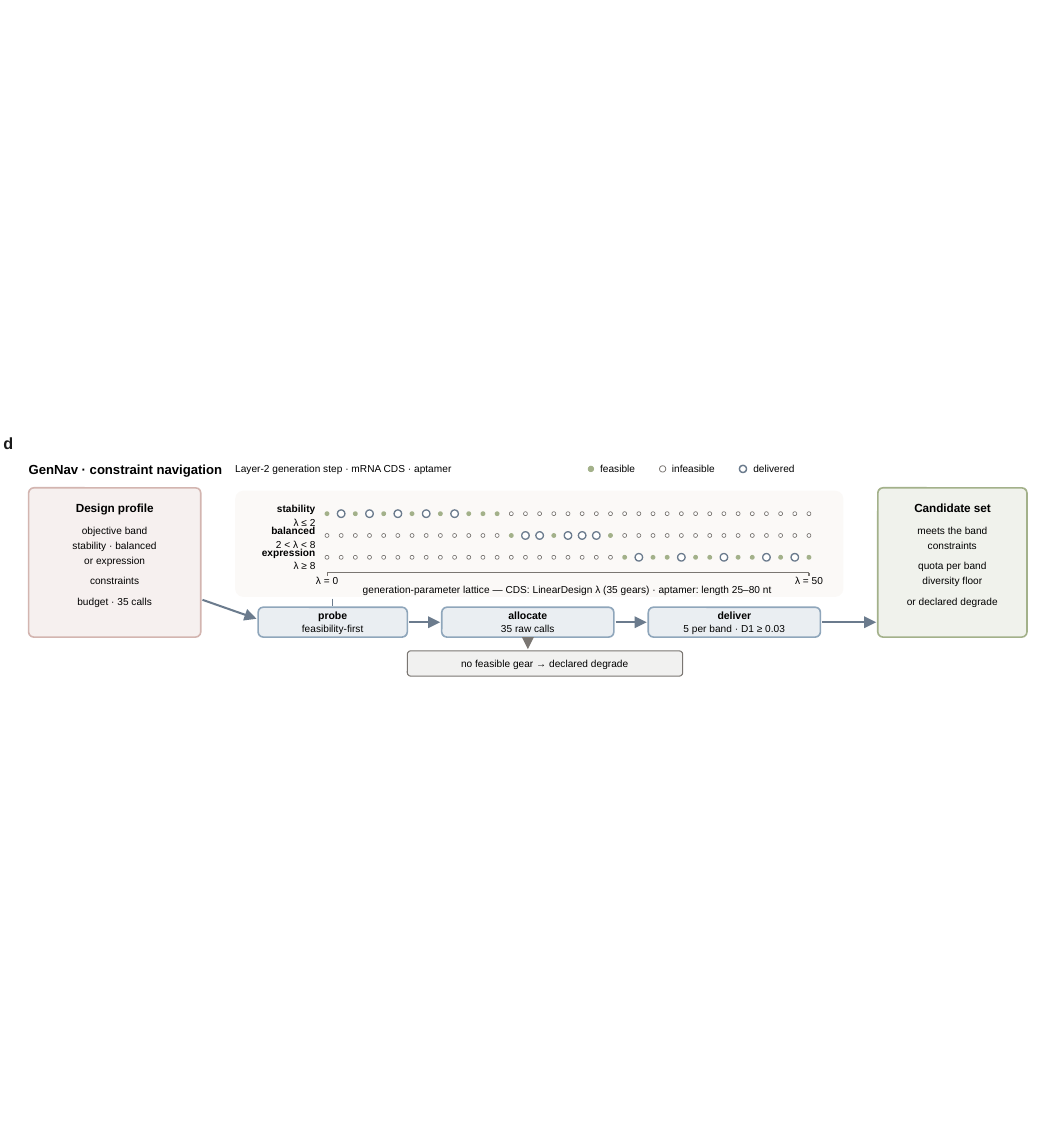
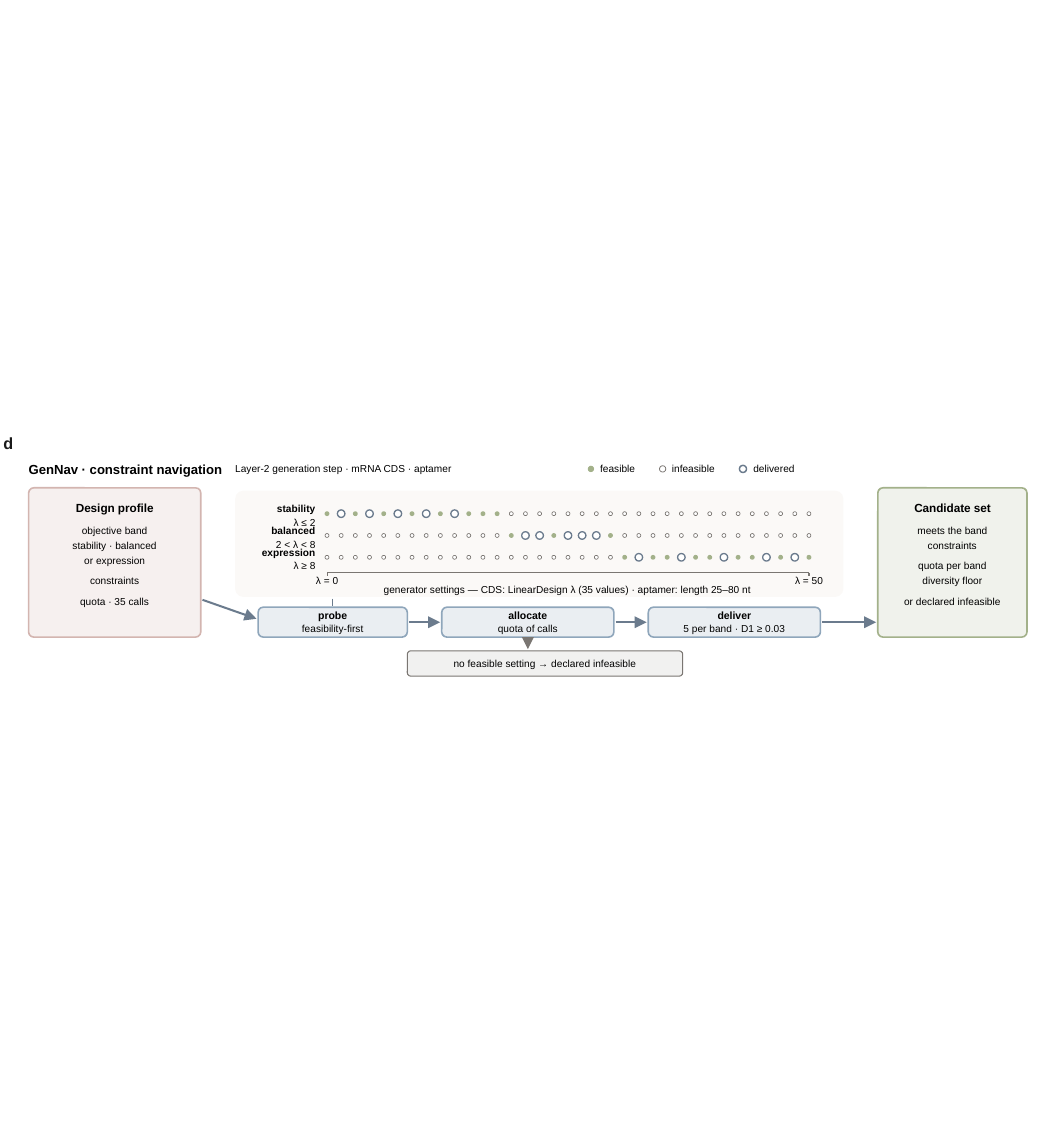
Before and after one commit to SII-ShenggengLin/RNA_real_agent, a slide deck: slide 5 of PPT2/fig1_panels.pptx. Drawn at 1050x1148 pixels with LibreOffice and Linux fonts; fonts in the diff are those of the drawing. Boxes give left, top, right and bottom in pixels: in the first picture for what was removed or moved away, otherwise in the second. Text is boxed around its words. In the diff, an @@ line names an element or a change of style, - is before the commit and + after.

```diff
--- a/PPT2/fig1_panels.pptx
+++ b/PPT2/fig1_panels.pptx
@@ text at box(80, 597, 149, 607): text changed @@
-budget · 35 calls
+quota · 35 calls
@@ text at box(384, 585, 750, 595): text changed @@
-generation-parameter lattice — CDS: LinearDesign λ (35 gears) · aptamer: length 25–80 nt
+generator settings — CDS: LinearDesign λ (35 values) · aptamer: length 25–80 nt
@@ text at box(904, 597, 1001, 605): text changed @@
-or declared degrade
+or declared infeasible
@@ text at box(498, 624, 557, 634): text changed @@
-35 raw calls
+quota of calls
@@ text at box(454, 659, 636, 669): text changed @@
-no feasible gear → declared degrade
+no feasible setting → declared infeasible
```
Also in this commit, not shown: 1 other slide changed, 8 other files.
